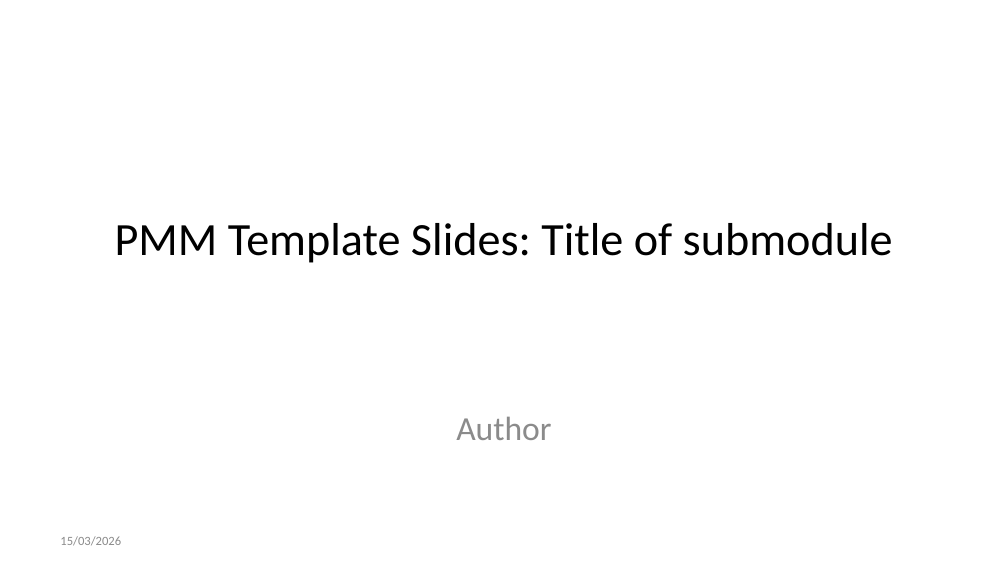
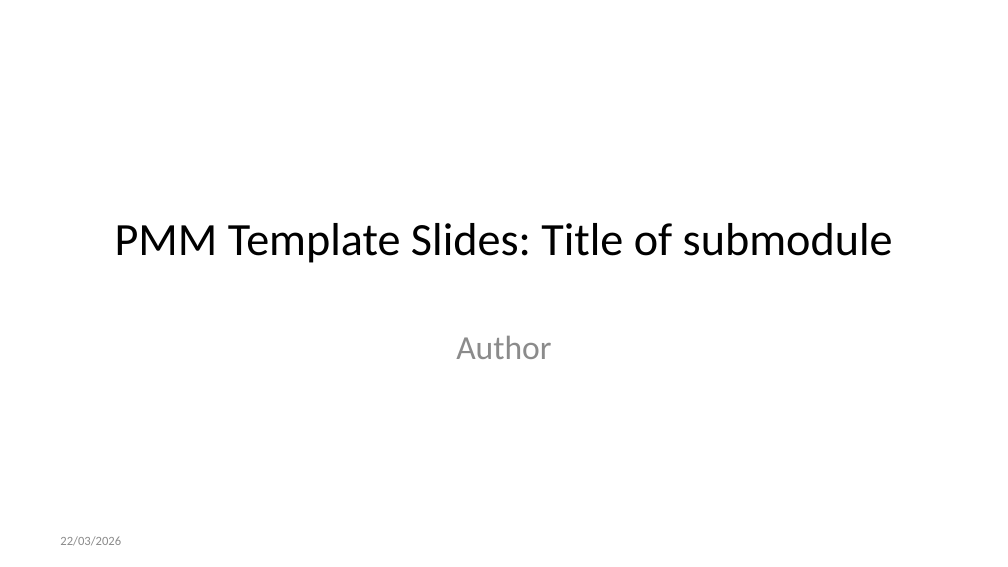
Before and after one commit to lmu-osc/train-the-trainer-student-track-pedagogy, a slide deck: slide 1 of materials/PMM-template-module/PMM-template-slides.pptx. Drawn at 1008x567 pixels with LibreOffice and Linux fonts; fonts in the diff are those of the drawing. Boxes give left, top, right and bottom in pixels: in the first picture for what was removed or moved away, otherwise in the second. Text is boxed around its words. In the diff, an @@ line names an element or a change of style, - is before the commit and + after.

```diff
--- a/materials/PMM-template-module/PMM-template-slides.pptx
+++ b/materials/PMM-template-module/PMM-template-slides.pptx
@@ subtitle "Author": place and size @@
-subtitle "Author" at (456, 416, 551, 440)
+subtitle "Author" at (456, 335, 551, 359)
@@ text at (60, 536, 121, 546): text changed @@
-15/03/2026
+22/03/2026
```
Also in this commit, not shown: 26 other files.
